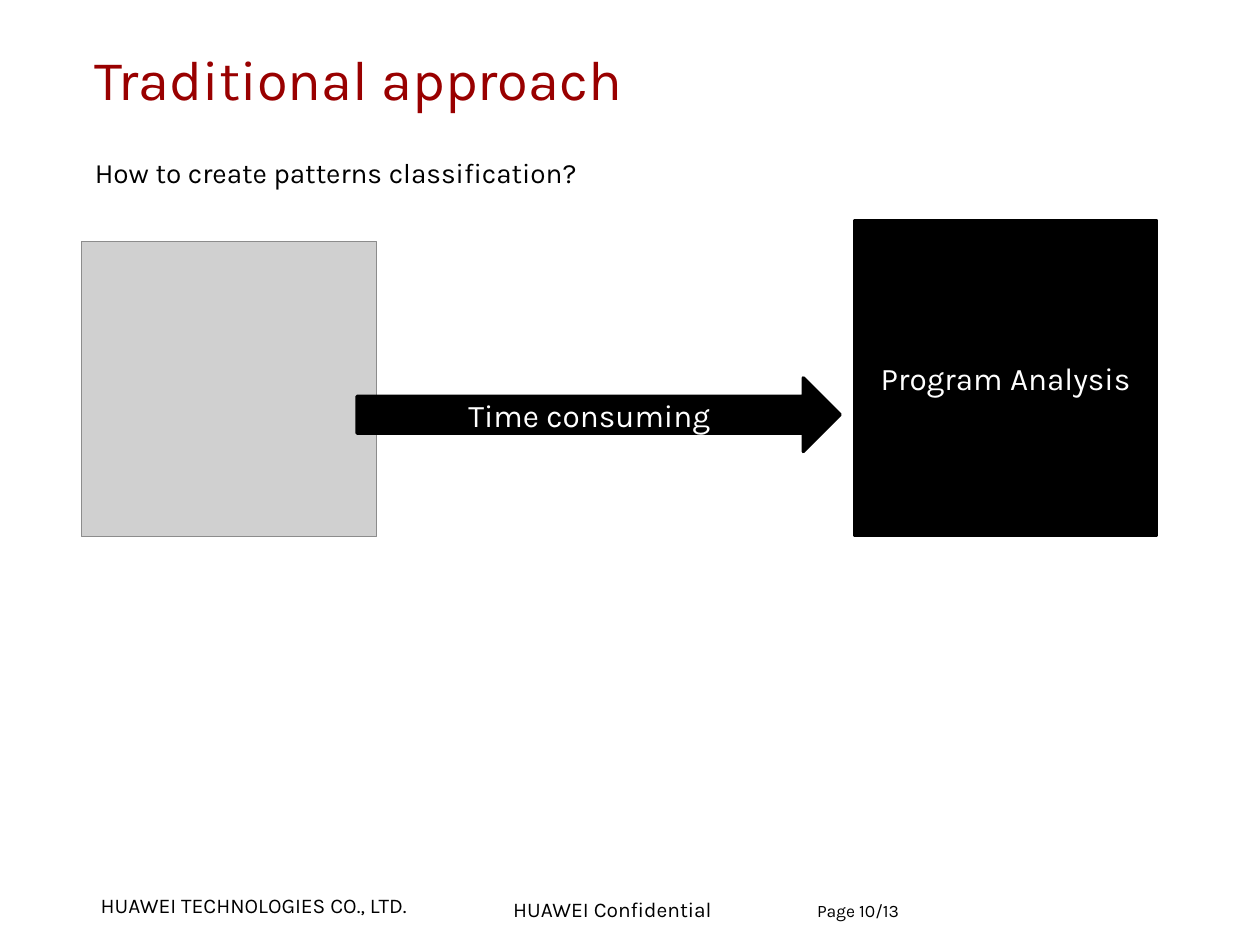
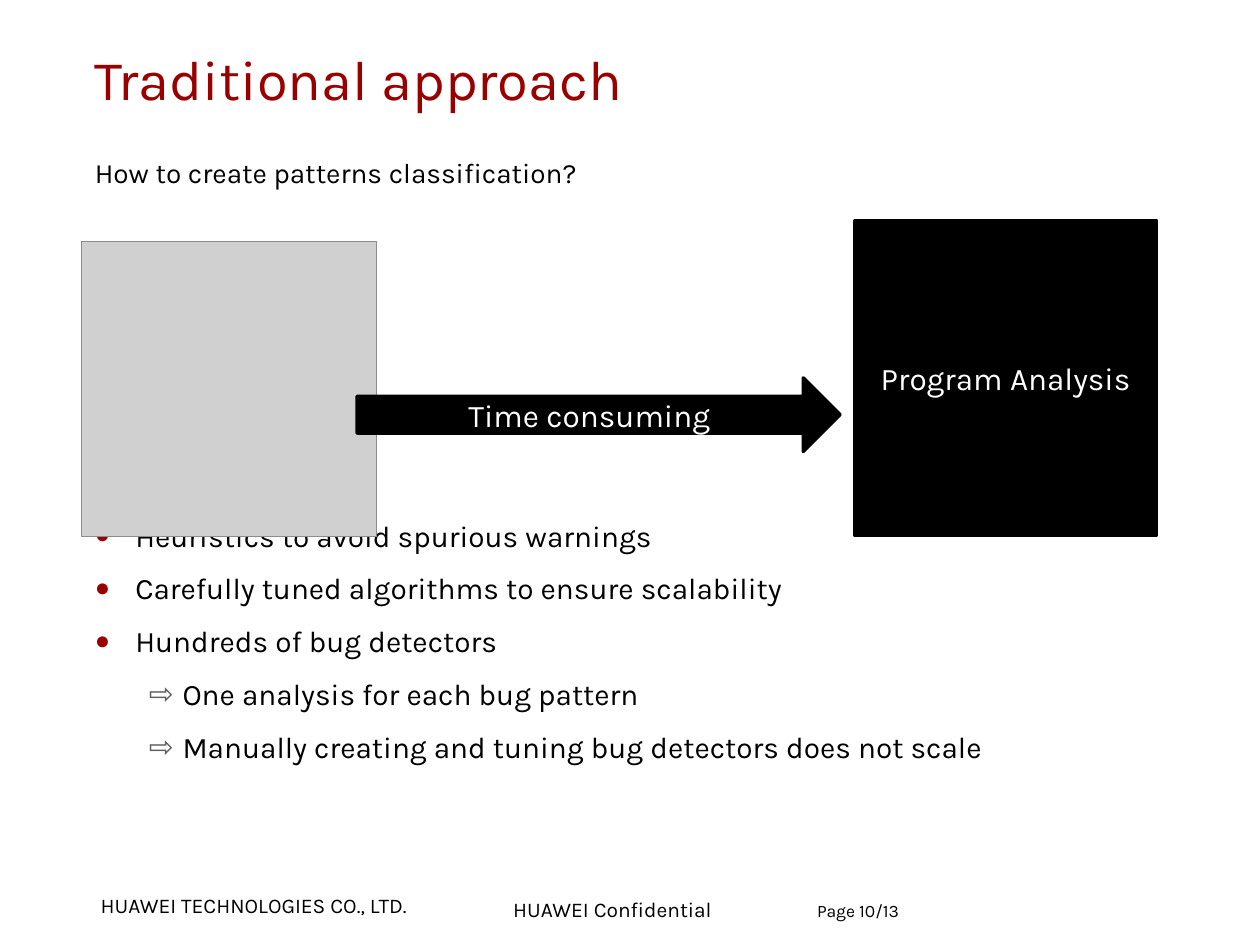
Before and after one commit to zuoqin/DeepBugs, a slide deck: slide 10 of materials/Project Presentation.pptx. Drawn at 1260x945 pixels with LibreOffice and Linux fonts; fonts in the diff are those of the drawing; grey boxes stand for pictures; background and template pictures are left out. Boxes give left, top, right and bottom in pixels: in the first picture for what was removed or moved away, otherwise in the second. Text is boxed around its words. In the diff, an @@ line names an element or a change of style, - is before the commit and + after.

```diff
--- a/materials/Project Presentation.pptx
+++ b/materials/Project Presentation.pptx
@@ text at <box>135,519,982,766</box>: paragraphs added @@
+● Heuristics to avoid spurious warnings
+● Carefully tuned algorithms to ensure scalability
+● Hundreds of bug detectors
+  ⇨ One analysis for each bug pattern
+  ⇨ Manually creating and tuning bug detectors does not scale
```
Also in this commit, not shown: 7 other slides changed, 3 slides added, 1 other file.
